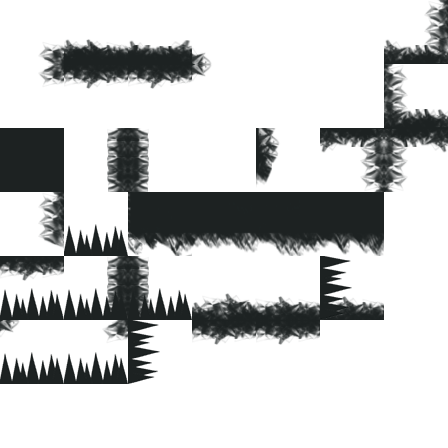
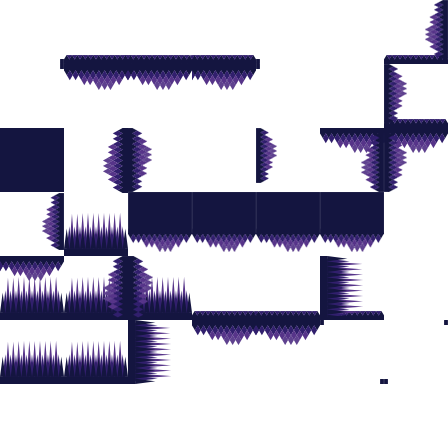
Layered file, before and after one edit (w=448, h=448). Changes by layer:
renamed "Capa 3 copia" to "Capa 6", painted on it over [0, 0, 448, 384]
